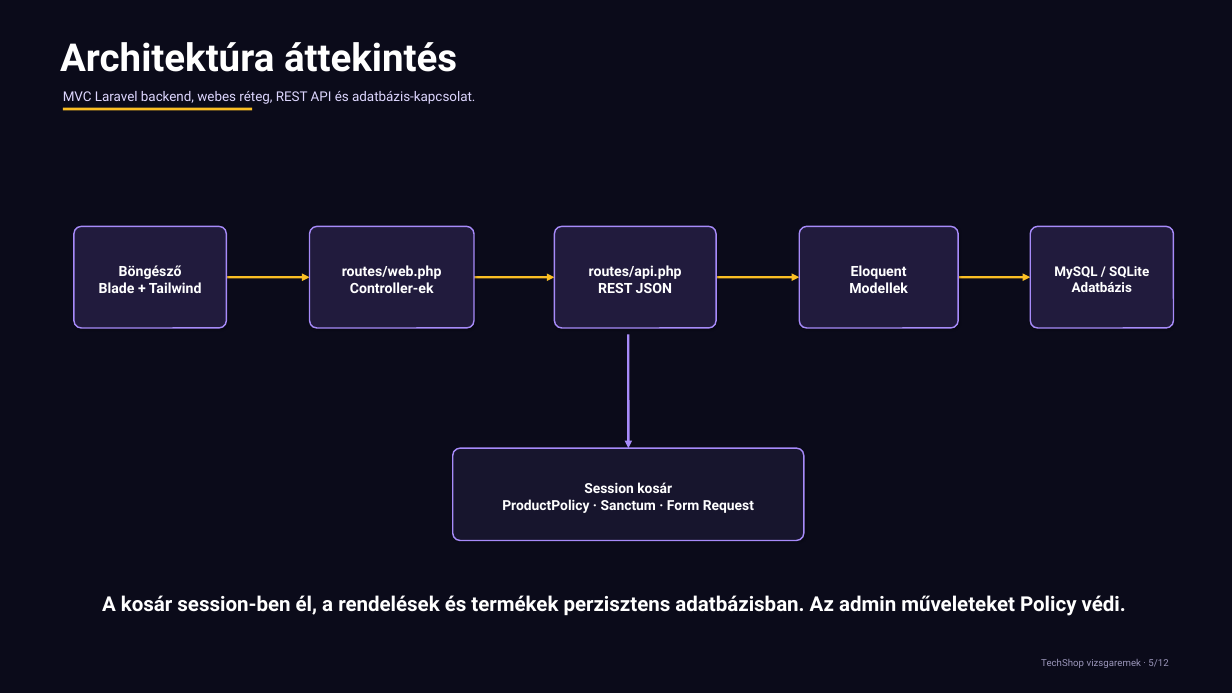
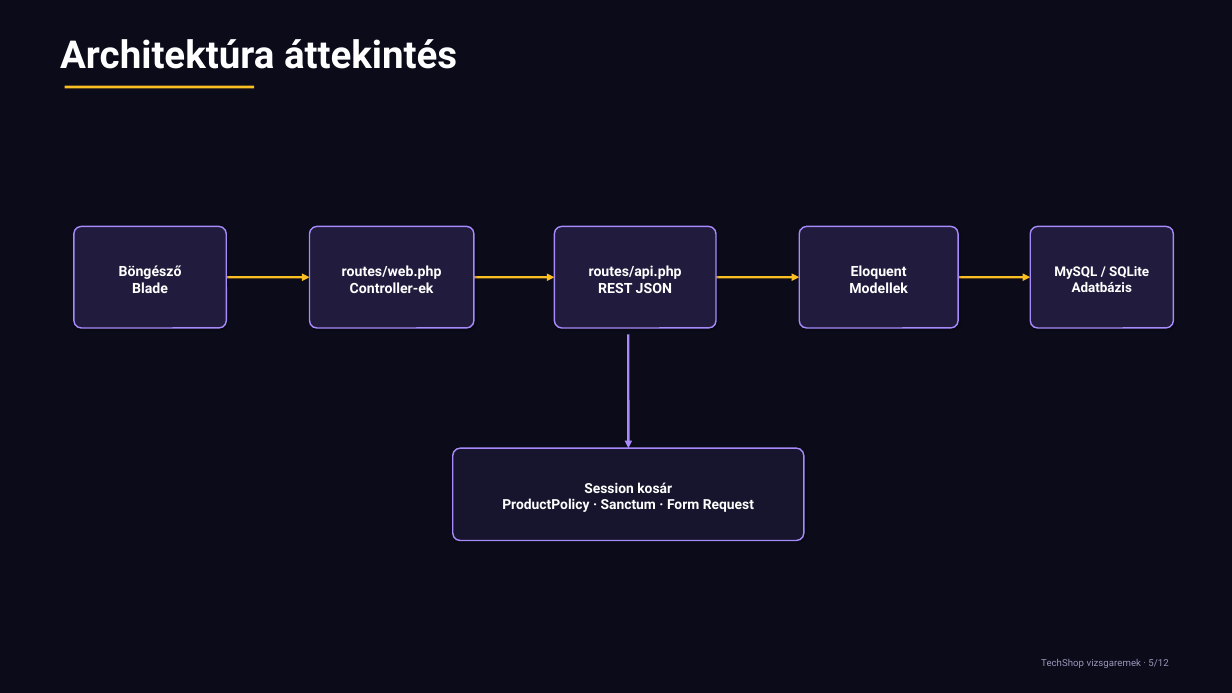
Before and after one commit to Ar3sz20/TechShop, a slide deck: slide 5 of TechShop_prezentacio.pptx. Drawn at 1232x693 pixels with LibreOffice and Linux fonts; fonts in the diff are those of the drawing; background and template pictures are left out. Boxes give left, top, right and bottom in pixels: in the first picture for what was removed or moved away, otherwise in the second. Text is boxed around its words. In the diff, an @@ line names an element or a change of style, - is before the commit and + after.

```diff
--- a/TechShop_prezentacio.pptx
+++ b/TechShop_prezentacio.pptx
@@ text "Architektúra áttekintés" at (60,39,457,69): line spacing 1 to 0.9 @@
@@ line moved from (63, 109) - (252, 109) to (65, 87) - (254, 87) @@
@@ text removed at (63,91,475,104) @@
-MVC Laravel backend, webes réteg, REST API és adatbázis-kapcsolat.
@@ text at (132,282,168,293): text changed @@
-Blade + Tailwind
+Blade
@@ text removed at (102,595,1126,616) @@
-A kosár session-ben él, a rendelések és termékek perzisztens adatbázisban. Az admin műveleteket Policy védi.
```
Also in this commit, not shown: 10 other slides changed.
